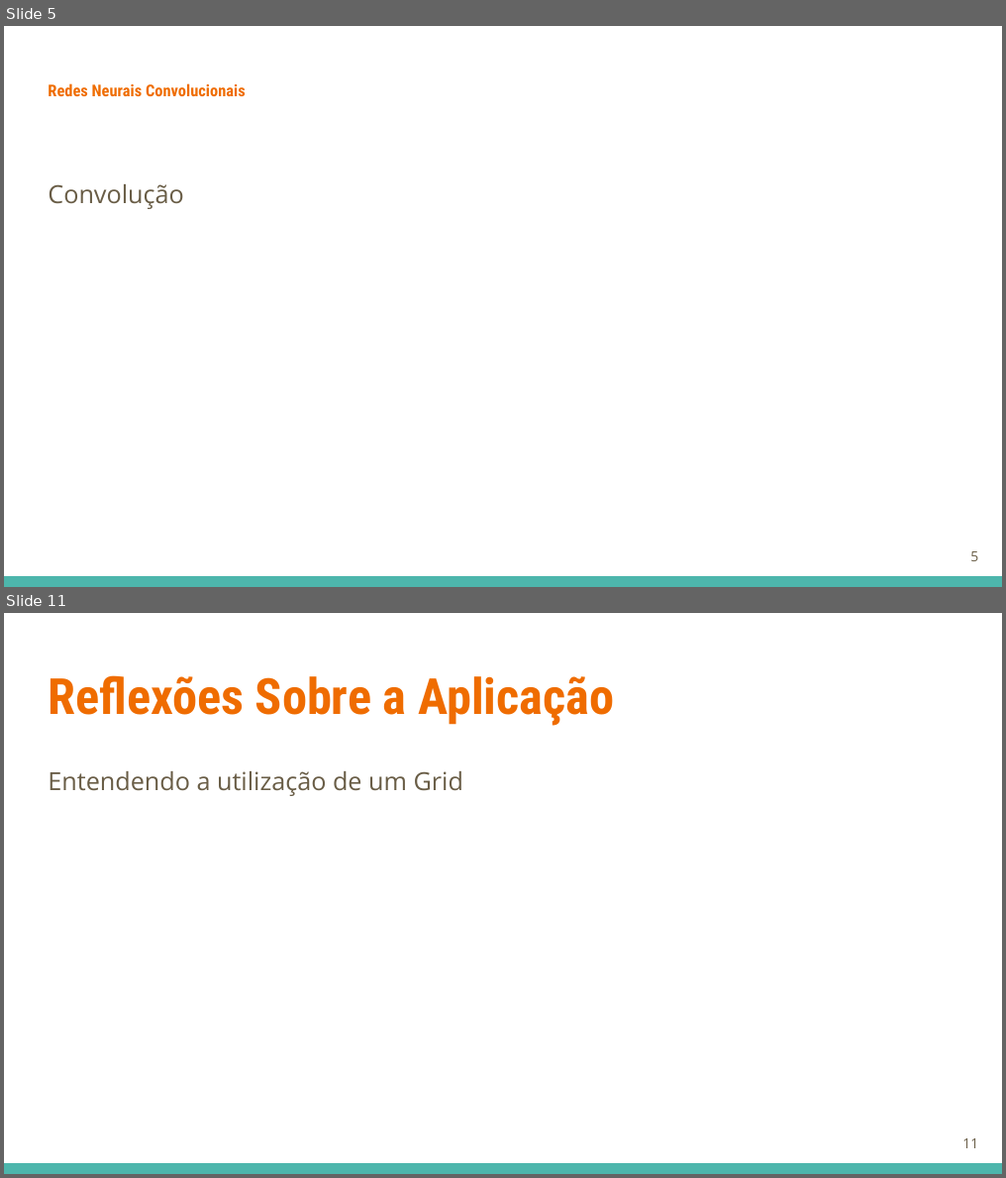
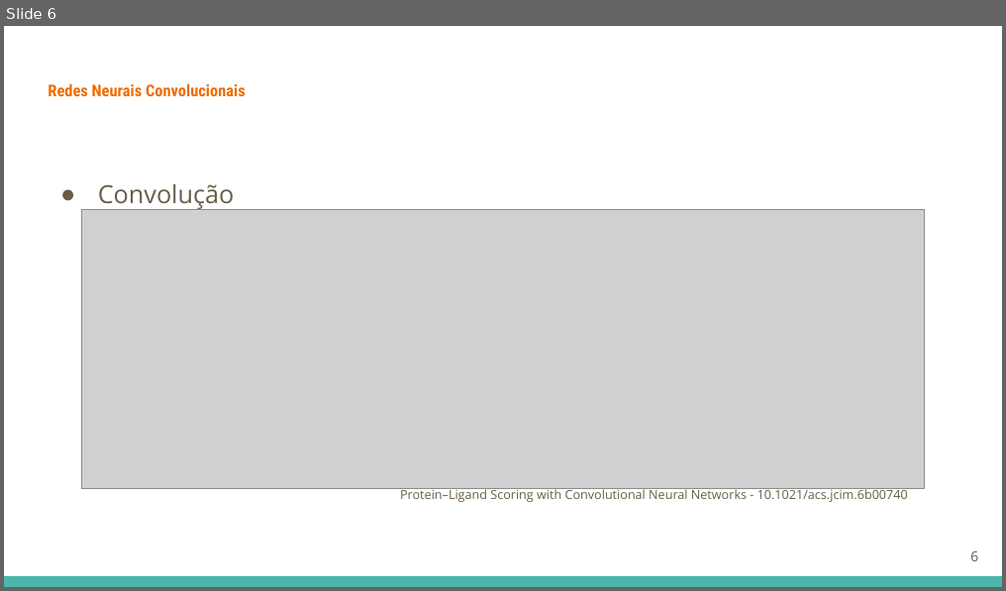
Before and after one commit to GuilhermeGraeff/Docking-Input, a slide deck: apresentacao/Virtual Screening.odp. Shown one above the other, each under a label of ours: slides 5 and 11 before the commit, slide 6 after it; the slides between them are not shown. The pictures are 1006x1178 and 1006x591 pixels, drawn with LibreOffice and Linux fonts; fonts in the diff are those of the drawing; grey boxes stand for pictures. Boxes give left, top, right and bottom in pixels: in the first picture for what was removed or moved away, otherwise in the second. Text is boxed around its words. In the diff, an @@ line names an element or a change of style, - is before the commit and + after.

```diff
--- a/apresentacao/Virtual Screening.odp
+++ b/apresentacao/Virtual Screening.odp
@@ slide 11 removed at (4, 613, 1002, 1174), background #FFFFFF; not listed: 1 template element that a slide beside it also shows @@
@@ title removed at (48, 675, 614, 726) @@
-Reflexões Sobre a Aplicação
@@ text removed at (48, 771, 463, 796) @@
-Entendendo a utilização de um Grid
@@ page number removed at (962, 1139, 978, 1149) @@
-11
@@ what was slide 5 is now slide 6 @@
@@ slide 6 changed as well @@
@@ text "Convolução" at (98, 184, 234, 209): bullet none to ●; less space between paragraphs @@
@@ picture added at (82, 209, 924, 489) @@
@@ text added at (400, 487, 908, 502), 9 pt, text #695D46 @@
+Protein–Ligand Scoring with Convolutional Neural Networks - 10.1021/acs.jcim.6b00740
@@ page number at (970, 552, 978, 562): text changed @@
-5
+6
```
Also in this commit, not shown: 7 other slides changed, 15 slides added, 6 other slides removed, 2 other files.
